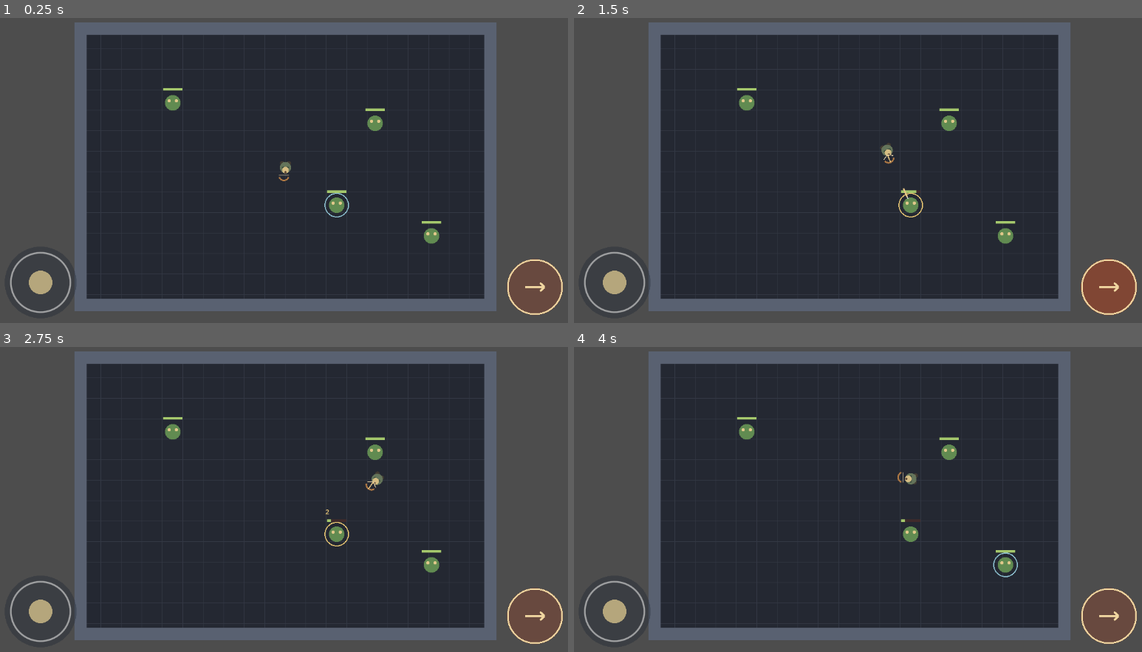
Above: before the commit, frames 1-4 (two rows, left to right).
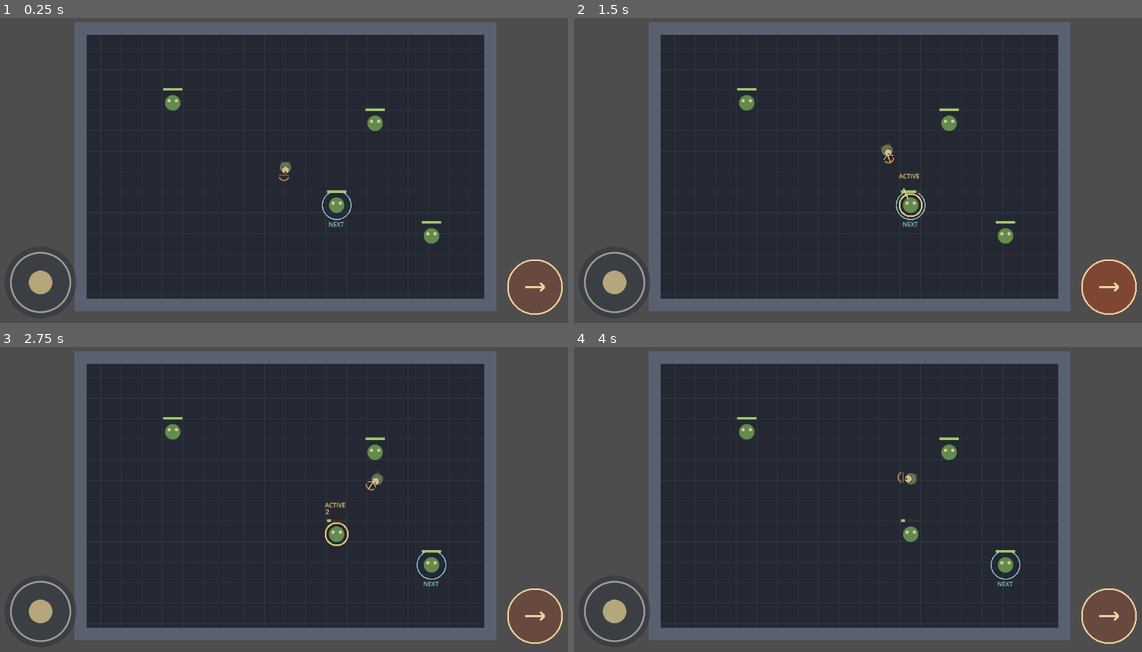
Above: after the commit, the same moments.

Repository: Jonty303/Project-Gauntlands
Game: Godot game, scene res://scenes/main.tscn
Two runs of this game, one before a commit and one after it. Both use one fixed random seed, a clock stepped at 60 frames per second and the inputs below.
Inputs (mouse positions are in pixels of both pictures, inside the frame that each line leads up to):
- Up to frame 1 (0.25 s): no input
- Up to frame 2 (1.5 s): tap Enter at 0.5 s; drag from (613, 283) to (920, 94) at 0.52 s; drag from (1107, 286) to (829, 234) at 1.27 s
- Up to frame 3 (2.75 s): move the mouse to (346, 423) at 2.02 s; hold D (move_right) from 2.03 s (still down); hold Space (attack) from 2.03 s (still down); tap Q (target_previous) at 2.1 s
- Up to frame 4 (4 s): release D (move_right) at 2.75 s; release Space (attack) at 2.75 s; drag from (829, 563) to (681, 444) at 2.77 s; move the mouse to (1034, 545) at 3.52 s; hold A (move_left) from 3.53 s (still down); tap E (target_next) at 3.6 s; tap Q (target_previous) at 3.8 s

The runs differ from the first frame. In frame 1, 0.1% of the frame differs, in the area x 56-62%, y 57-69%; in frame 2, 0.2%; in frame 3, 0.2%, in the area x 57-79%, y 51-79%; in frame 4, 0.2%.

Commit message:
Refine persistent next targeting and committed attack holds

Diff:
--- a/scripts/player.gd
+++ b/scripts/player.gd
@@ -1,11 +1,9 @@
 extends CharacterBody2D
-## Movement-facing normally; forward-arc target lock while firing.
+## Persistent next selection, independent of the enemy committed to this hold.
 
 const ARROW_SCRIPT = preload("res://scripts/arrow.gd")
 const TARGET_ARC_DOT := 0.5 # 120-degree acquisition arc
-const RETAIN_ARC_DOT := -0.173648 # 200-degree retention arc
 const MAX_TARGET_RANGE := 450.0
-const RETAIN_RANGE := 490.0
 const FIRE_INTERVAL := 0.45
 @export var move_speed: float = 180.0
 
@@ -17,6 +15,7 @@
 var target: Node2D = null
 var soft_target: Node2D = null
 var attack_exhausted: bool = false
+var attack_has_target: bool = false
 var fire_cooldown: float = 0.0
 var gait_phase: float = 0.0
 var visual_facing: Vector2 = Vector2.DOWN
@@ -35,27 +34,31 @@
         direction = touch_direction
     velocity = direction * move_speed
 
+    var attack_pressed: bool = touch_attack or Input.is_action_pressed("attack")
+    if not attack_pressed and direction.length_squared() > 0.001:
+        facing_direction = direction.normalized()
+    # Refresh before cycling/pressing, including the very first physics frame.
+    _refresh_soft_target()
     if Input.is_action_just_pressed("target_previous"):
         _cycle_target(-1)
     elif Input.is_action_just_pressed("target_next"):
         _cycle_target(1)
 
-    var attack_pressed: bool = touch_attack or Input.is_action_pressed("attack")
     if not attack_pressed:
         attacking = false
         attack_exhausted = false
+        attack_has_target = false
         target = null
-        if direction.length_squared() > 0.001:
-            facing_direction = direction.normalized()
-        _refresh_soft_target()
     elif not attacking and not attack_exhausted:
         attacking = true
         target = soft_target if _is_enemy_available(soft_target) else null
+        attack_has_target = is_instance_valid(target)
         locked_facing = facing_direction
         fire_cooldown = 0.0
 
     if attacking:
-        if target != null and not _is_enemy_available(target):
+        # Range affects the next selection, never this hold's commitment.
+        if attack_has_target and not _is_enemy_alive(target):
             attacking = false
             attack_exhausted = true
             target = null
@@ -72,11 +75,15 @@
                 fire_cooldown = FIRE_INTERVAL
 
     move_and_slide()
+    _refresh_soft_target()
     _update_animation(delta)
     queue_redraw()
 
-func _is_enemy_available(enemy: Node2D) -> bool:
-    return is_instance_valid(enemy) and enemy.is_in_group("enemies") and global_position.distance_to(enemy.global_position) <= RETAIN_RANGE
+func _is_enemy_alive(enemy: Variant) -> bool:
+    return is_instance_valid(enemy) and not enemy.is_queued_for_deletion() and enemy.is_in_group("enemies")
+
+func _is_enemy_available(enemy: Variant) -> bool:
+    return _is_enemy_alive(enemy) and global_position.distance_to(enemy.global_position) <= MAX_TARGET_RANGE
 
 func _refresh_soft_target() -> void:
     if _is_enemy_available(soft_target):
@@ -86,22 +93,27 @@
 func _find_target(aim_direction: Vector2) -> Node2D:
     var best: Node2D = null
     var best_distance: float = INF
+    var nearest: Node2D = null
+    var nearest_distance: float = INF
     for candidate in get_tree().get_nodes_in_group("enemies"):
+        if not _is_enemy_available(candidate):
+            continue
         var displacement: Vector2 = candidate.global_position - global_position
         var distance: float = displacement.length()
-        if distance < 1.0 or distance > MAX_TARGET_RANGE:
-            continue
-        if aim_direction.dot(displacement / distance) < TARGET_ARC_DOT:
+        if distance < nearest_distance:
+            nearest = candidate
+            nearest_distance = distance
+        if distance > 0.0 and aim_direction.normalized().dot(displacement / distance) < TARGET_ARC_DOT:
             continue
         if distance < best_distance:
             best = candidate
             best_distance = distance
-    return best
+    return best if best != null else nearest
 
 func _cycle_target(step: int) -> void:
     var candidates: Array[Node2D] = []
     for enemy in get_tree().get_nodes_in_group("enemies"):
-        if global_position.distance_to(enemy.global_position) <= MAX_TARGET_RANGE:
+        if _is_enemy_available(enemy):
             candidates.append(enemy)
     if candidates.is_empty():
         soft_target = null
@@ -167,7 +179,12 @@
     if attacking:
         draw_line(string_pull, bow_center + forward * 10.0, Color("#e6c786"), 2.0)
 
-    var marked: Node2D = target if attacking and is_instance_valid(target) else soft_target
-    if is_instance_valid(marked):
-        var local_target: Vector2 = to_local(marked.global_position)
-        draw_arc(local_target, 23.0, 0.0, TAU, 32, Color("#efcc75") if attacking else Color("#91c7d6"), 2.0)
+    # Different radii and labels keep both roles visible on the same enemy.
+    if _is_enemy_available(soft_target):
+        var next_position: Vector2 = to_local(soft_target.global_position)
+        draw_arc(next_position, 28.0, 0.0, TAU, 32, Color("#91c7d6"), 2.0)
+        draw_string(ThemeDB.fallback_font, next_position + Vector2(-16, 42), "NEXT", HORIZONTAL_ALIGNMENT_LEFT, -1, 12, Color("#91c7d6"))
+    if attacking and _is_enemy_alive(target):
+        var active_position: Vector2 = to_local(target.global_position)
+        draw_arc(active_position, 22.0, 0.0, TAU, 32, Color("#efcc75"), 3.0)
+        draw_string(ThemeDB.fallback_font, active_position + Vector2(-23, -52), "ACTIVE", HORIZONTAL_ALIGNMENT_LEFT, -1, 12, Color("#efcc75"))
--- /dev/null
+++ b/tests/combat_targeting_test.gd
@@ -0,0 +1,175 @@
+extends SceneTree
+## Run: godot --headless --path . --script res://tests/combat_targeting_test.gd
+
+const PLAYER = preload("res://scenes/player.tscn")
+const GOBLIN = preload("res://scripts/goblin.gd")
+const RESOLVER = preload("res://scripts/combat_resolver.gd")
+var arena: Node2D
+var player: CharacterBody2D
+var checks := 0
+var failures := 0
+
+func _initialize() -> void:
+    call_deferred("_run")
+
+func check(condition: bool, description: String) -> void:
+    checks += 1
+    if not condition:
+        failures += 1
+        push_error(description)
+
+func enemy(at: Vector2) -> Node2D:
+    var goblin := Node2D.new()
+    goblin.set_script(GOBLIN)
+    arena.add_child(goblin)
+    goblin.position = at
+    goblin.set_process(false)
+    return goblin
+
+func tick() -> void:
+    player._physics_process(1.0 / 60.0)
+
+func arrows() -> Array[Node]:
+    return arena.get_children().filter(func(node: Node) -> bool:
+        return node.get_script() == preload("res://scripts/arrow.gd"))
+
+func _run() -> void:
+    arena = Node2D.new()
+    root.add_child(arena)
+    player = PLAYER.instantiate()
+    arena.add_child(player)
+    player.set_physics_process(false)
+    player.facing_direction = Vector2.RIGHT
+    var front := enemy(Vector2(200, 0))
+    var behind := enemy(Vector2(-50, 0))
+    var flank := enemy(Vector2(0, 100))
+    tick()
+    check(player.soft_target == front, "Forward arc wins over nearer enemy behind")
+    player.soft_target = null
+    front.position = Vector2(451, 0)
+    tick()
+    check(player.soft_target == behind, "Nearest elsewhere is selected, including behind")
+    behind.position = Vector2(-451, 0)
+    tick()
+    check(player.soft_target == flank, "Out-of-range next selection is replaced")
+    front.position = Vector2(200, 0)
+    tick()
+    check(player.soft_target == flank, "Valid selection persists when another enemy enters forward arc")
+
+    player.soft_target = front
+    player.touch_attack = true
+    tick()
+    check(player.target == front and player.attacking, "Press commits to next enemy")
+    check(arrows().size() == 1, "Initial press fires an arrow")
+    player._cycle_target(1)
+    check(player.soft_target == flank and player.target == front, "Cycle during hold changes only next")
+    player.fire_cooldown = 0.0
+    tick()
+    check(player.soft_target == flank and player.target == front, "Manual selection persists during hold")
+    check(arrows()[-1].direction.is_equal_approx(Vector2.RIGHT), "Held fire still aims at original enemy")
+    player._cycle_target(-1)
+    check(player.soft_target == front and player.target == front, "Previous cycle returns to original without changing active")
+    player._cycle_target(-1)
+    check(player.soft_target == flank, "Previous cycle wraps around")
+    front.position = Vector2(500, 0)
+    tick()
+    check(player.attacking and player.target == front, "Active enemy leaving range does not cancel commitment")
+    front.alive = false
+    front.remove_from_group("enemies")
+    var before_death := arrows().size()
+    tick()
+    check(not player.attacking and player.attack_exhausted and player.target == null, "Active death exhausts hold")
+    check(player.soft_target == flank, "Active death preserves different manual next selection")
+    for i in range(40):
+        tick()
+    check(arrows().size() == before_death, "Held input never transfers fire after death")
+    front.alive = true
+    front.add_to_group("enemies")
+    tick()
+    check(not player.attacking, "Respawn cannot restart an exhausted hold")
+    player.touch_attack = false
+    tick()
+    player.touch_attack = true
+    tick()
+    check(player.target == flank and player.attacking, "Release/repress attacks selected next enemy")
+
+    behind.position = Vector2(-100, 0)
+    player.soft_target = behind
+    behind.remove_from_group("enemies")
+    tick()
+    check(player.soft_target == flank and player.target == flank, "Next death replaces selection without changing active")
+    flank.remove_from_group("enemies")
+    front.position = Vector2(-200, 0)
+    tick()
+    check(player.soft_target == front and player.attack_exhausted, "Shared active/next death selects enemy behind without firing")
+    player.touch_attack = false
+    tick()
+    player.touch_attack = true
+    tick()
+    check(player.target == front, "Repress commits to replacement behind")
+    front.free()
+    tick()
+    check(player.target == null and player.soft_target == null and player.attack_exhausted, "Freed enemy is handled safely")
+
+    player.touch_attack = false
+    tick()
+    player.touch_attack = true
+    tick()
+    check(player.attacking and player.target == null, "No-target press preserves directional firing")
+    var newcomer := enemy(Vector2(100, 0))
+    tick()
+    check(player.soft_target == newcomer and player.target == null, "Enemy entering range becomes next without transferring free fire")
+    player.touch_attack = false
+    tick()
+    player.touch_attack = true
+    tick()
+    check(player.target == newcomer, "Repress after free fire uses new next target")
+    newcomer.position = Vector2(450, 0)
+    check(player._is_enemy_available(newcomer), "Range includes exactly 450 units")
+    newcomer.position.x = 450.01
+    tick()
+    check(player.soft_target == null and player.target == newcomer, "Next range is strict while active remains committed")
+    newcomer.position = Vector2.ZERO
+    tick()
+    check(player.soft_target == newcomer, "Overlapping living enemy remains selectable")
+
+    player.touch_attack = false
+    player.set_touch_direction(Vector2.LEFT)
+    var old_position := player.position
+    var old_gait: float = player.gait_phase
+    tick()
+    check(player.position.x < old_position.x and player.gait_phase > old_gait, "Movement and gait animation continue")
+    player.set_touch_direction(Vector2.ZERO)
+    newcomer.queue_free()
+    tick()
+    check(player.soft_target == null, "Queued deletion cannot remain next target")
+    await process_frame
+
+    # Real projectile contact still invokes RPG resolution (including misses).
+    var victim := enemy(Vector2(100, 0))
+    var outcomes := {}
+    var valid_damage := true
+    seed(12345)
+    for i in range(1000):
+        var result: Dictionary = RESOLVER.resolve()
+        outcomes[result.result] = true
+        valid_damage = valid_damage and result.damage in [0, 2, 4]
+    check(valid_damage, "All 1000 RPG rolls retain miss/hit/crit damage")
+    check(outcomes.has("MISS") and outcomes.has("HIT") and outcomes.has("CRIT!"), "RPG resolver retains all three outcomes")
+    var projectile := Node2D.new()
+    projectile.set_script(preload("res://scripts/arrow.gd"))
+    arena.add_child(projectile)
+    projectile.position = Vector2(70, 0)
+    projectile.direction = Vector2.RIGHT
+    projectile._process(0.1)
+    check(projectile.is_queued_for_deletion() and victim.combat_text != "", "Swept projectile contact invokes goblin hit resolution")
+
+    arena.free()
+    var main := preload("res://scenes/main.tscn").instantiate()
+    root.add_child(main)
+    check(get_nodes_in_group("enemies").size() == 4, "Main scene provides four living test goblins")
+    check(InputMap.action_get_events("target_previous")[1].button_index == JOY_BUTTON_LEFT_SHOULDER, "Left shoulder binding retained")
+    check(InputMap.action_get_events("target_next")[1].button_index == JOY_BUTTON_RIGHT_SHOULDER, "Right shoulder binding retained")
+    main.free()
+    print("Combat Targeting V2: %d checks, %d failures" % [checks, failures])
+    quit(1 if failures else 0)
Not shown, added: docs/combat-targeting-v2.md
